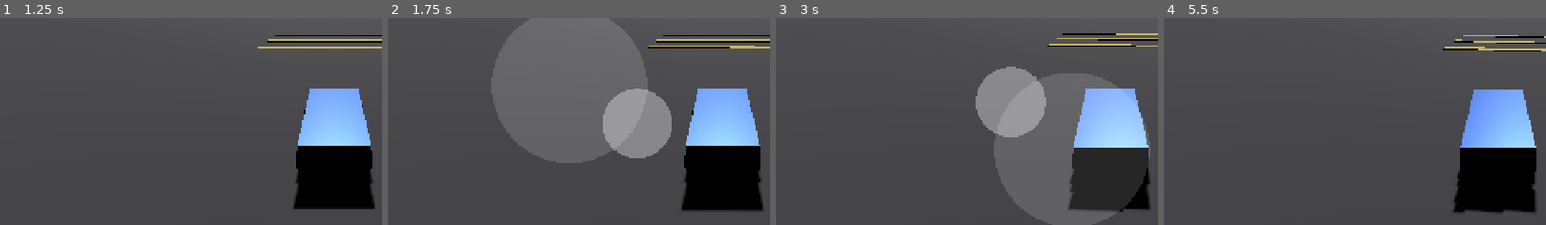
Above: before the commit, frames 1-4 (left to right).
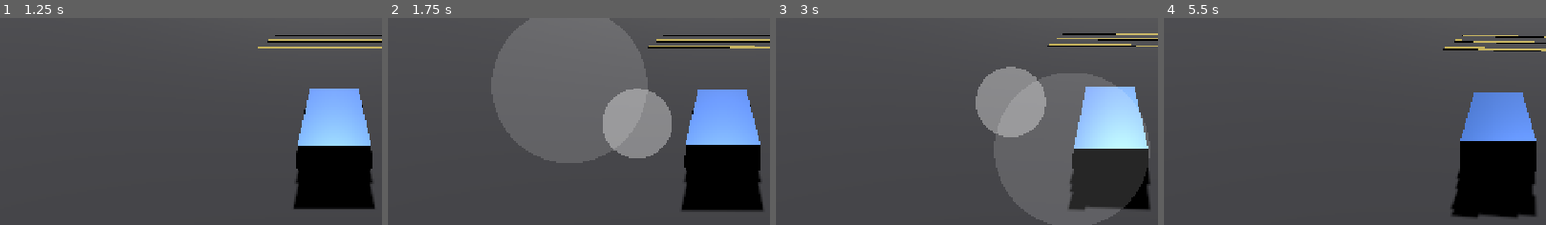
Above: after the commit, the same moments.

Repository: mihaelaradu1005-source/RacerMobile
Game: Godot game, scene res://scenes/world.tscn
Same seed, same stepped clock (60 frames per second), same inputs: the game is played once before the commit and once after it.
Inputs (mouse positions are % of the whole screen's width and height, from its top left):
- Up to frame 1 (1.25 s): move the mouse to (72, 43) at 0.52 s; hold D (move_right) from 0.53 s (still down); click (72, 43) at 0.67 s
- Up to frame 2 (1.75 s): release D (move_right) at 1.25 s; tap Enter at 1.25 s; drag from (30, 53) to (45, 69) at 1.27 s
- Up to frame 3 (3 s): move the mouse to (60, 26) at 2.02 s; hold D (move_right) 2.03-2.75 s; drag from (45, 69) to (20, 33) at 2.77 s
- Up to frame 4 (5.5 s): move the mouse to (80, 64) at 3.52 s; hold A (move_left) 3.53-4.25 s; drag from (20, 33) to (35, 22) at 4.27 s; move the mouse to (55, 48) at 5.02 s; hold S (move_back) from 5.03 s (still down); click (55, 48) at 5.17 s
The pictures show only the part of the screen within x 6-56%, y 37-87%; the shares and areas given below are measured in that part.

Frame 1 is identical in both runs. In frame 2, 0.6% of the frame differs, in the area x 78-98%, y 34-62%; in frame 3, 0.4%; in frame 4, 5.3%, in the area x 75-98%, y 34-97%.

Commit message:
feat(phase3): visual weight transfer — nose dive/squat (Phase 3 done)
Body pitches nose-up under acceleration and nose-down under braking, eased
smoothly, while the wheels stay planted — reads like the body rocking on
its suspension. Visual only, so it doesn't touch the handling.

- car.gd: pitch the Chassis mesh from forward acceleration, capped ~7°
- Verified with tests/pitch_test: accel -> nose-up, brake -> nose-down

Phase 3 complete: surfaces (asphalt/grass), automatic gearbox + HUD,
handbrake drift, weight transfer.

Co-Authored-By: Claude Opus 4.8 <noreply@anthropic.com>

Diff:
--- a/scripts/car.gd
+++ b/scripts/car.gd
@@ -53,6 +53,12 @@
 ## Rear-wheel grip while the handbrake is held — low so the back slides (drift).
 @export var drift_grip: float = 1.8
 
+@export_group("Weight transfer (visual)")
+## How much the body pitches per unit of forward acceleration (rad per m/s²).
+@export var body_pitch_amount: float = 0.02
+## Cap on body pitch in radians (~0.13 ≈ 7°).
+@export var max_body_pitch: float = 0.13
+
 # The on-screen touch joystick, if present (found by group at runtime).
 var _joystick: Node = null
 
@@ -75,6 +81,11 @@
 
 # Drive wheel radius in metres (matches the VehicleWheel3D wheel_radius).
 const WHEEL_RADIUS := 0.35
+
+# Visual body-pitch (weight transfer) state.
+var _chassis: Node3D = null
+var _prev_forward_speed: float = 0.0
+var _body_pitch: float = 0.0
 
 
 func _ready() -> void:
@@ -82,6 +93,7 @@
 	for child in get_children():
 		if child is VehicleWheel3D:
 			_wheels.append(child)
+	_chassis = get_node_or_null("Chassis")
 
 
 func _get_input() -> Vector2:
@@ -146,6 +158,22 @@
 	# right (input.x > 0) must steer visually right.
 	var target_steer := -steer_input * max_steer_angle * speed_factor
 	steering = move_toward(steering, target_steer, steer_speed * delta)
+
+	_update_body_pitch(forward_speed, delta)
+
+
+func _update_body_pitch(forward_speed: float, delta: float) -> void:
+	# Visual-only weight transfer: pitch the body nose-down when slowing and
+	# nose-up when accelerating. Wheels stay planted, so it reads like the body
+	# rocking on its suspension. Does not affect the physics.
+	if _chassis == null or delta <= 0.0:
+		return
+	var accel := (forward_speed - _prev_forward_speed) / delta
+	_prev_forward_speed = forward_speed
+	# Nose UP on acceleration means a negative rotation about local X, so negate.
+	var target := clampf(-accel * body_pitch_amount, -max_body_pitch, max_body_pitch)
+	_body_pitch = lerpf(_body_pitch, target, 1.0 - exp(-8.0 * delta))
+	_chassis.rotation.x = _body_pitch
 
 
 func _update_gearbox(forward_speed: float, delta: float) -> void:
--- /dev/null
+++ b/tests/pitch_test.gd
@@ -0,0 +1,48 @@
+extends Node
+
+# Checks the visual weight-transfer pitch sign: body should pitch nose-UP while
+# accelerating (rotation.x < 0) and nose-DOWN while braking (rotation.x > 0).
+
+var _car: VehicleBody3D
+var _joy: Node
+var _f: int = 0
+
+
+func _ready() -> void:
+	_joy = get_tree().get_first_node_in_group("joystick")
+	_car = _find_vehicle(get_tree().root)
+
+
+func _find_vehicle(n: Node) -> VehicleBody3D:
+	if n is VehicleBody3D:
+		return n
+	for c in n.get_children():
+		var found := _find_vehicle(c)
+		if found != null:
+			return found
+	return null
+
+
+func _physics_process(_d: float) -> void:
+	_f += 1
+	var phase := "ACCEL"
+	if _joy != null:
+		if _f <= 80:
+			_joy.output = Vector2(0.0, -1.0)     # accelerate
+		else:
+			_joy.output = Vector2(0.0, 1.0)      # brake / reverse
+			phase = "BRAKE"
+
+	if _f % 20 == 0:
+		var chassis: Node3D = _car.get_node_or_null("Chassis")
+		var pitch := 0.0
+		if chassis != null:
+			pitch = rad_to_deg(chassis.rotation.x)
+		var kmh := _car.linear_velocity.length() * 3.6
+		print("f=%d %s speed=%.1f pitch=%.1f deg (%s)" % [
+			_f, phase, kmh, pitch,
+			("nose-up" if pitch < -0.3 else ("nose-down" if pitch > 0.3 else "level"))])
+
+	if _f >= 160:
+		print("PITCHTEST DONE")
+		get_tree().quit()
--- /dev/null
+++ b/tests/pitch_test.tscn
@@ -0,0 +1,11 @@
+[gd_scene load_steps=3 format=3 uid="uid://cpitch0test2ph3wt"]
+
+[ext_resource type="PackedScene" path="res://scenes/world.tscn" id="1_world"]
+[ext_resource type="Script" path="res://tests/pitch_test.gd" id="2_test"]
+
+[node name="PitchTest" type="Node"]
+
+[node name="World" parent="." instance=ExtResource("1_world")]
+
+[node name="Tester" type="Node" parent="."]
+script = ExtResource("2_test")
Not shown, added: tests/pitch_test.gd.uid
Not shown, changed: PROGRESS.md
